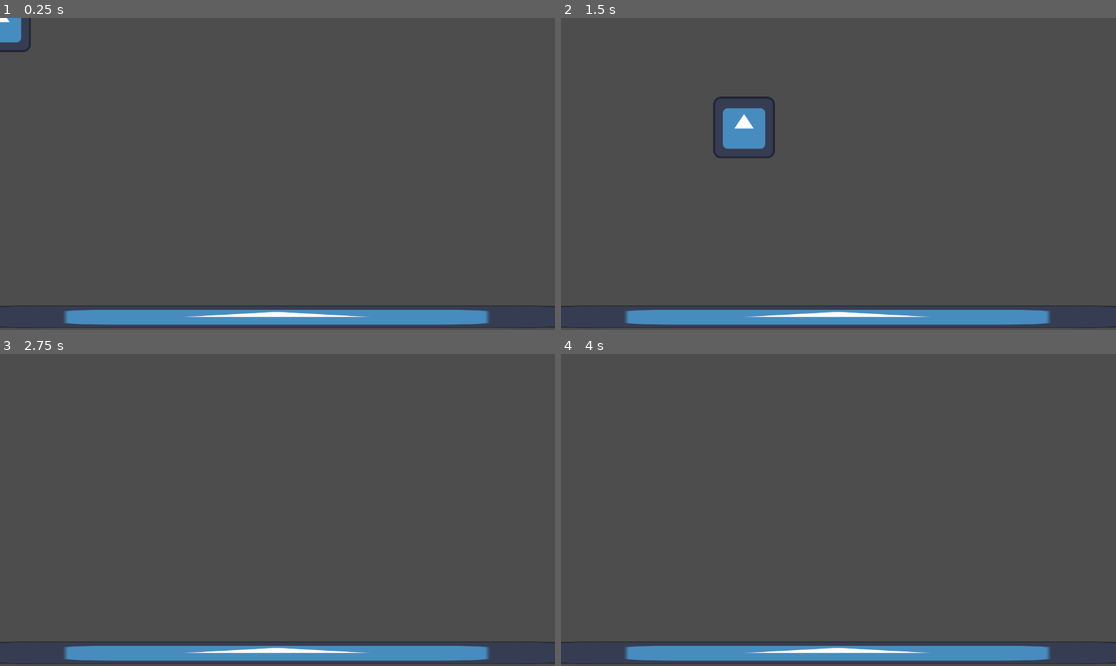
Above: before the commit, frames 1-4 (two rows, left to right).
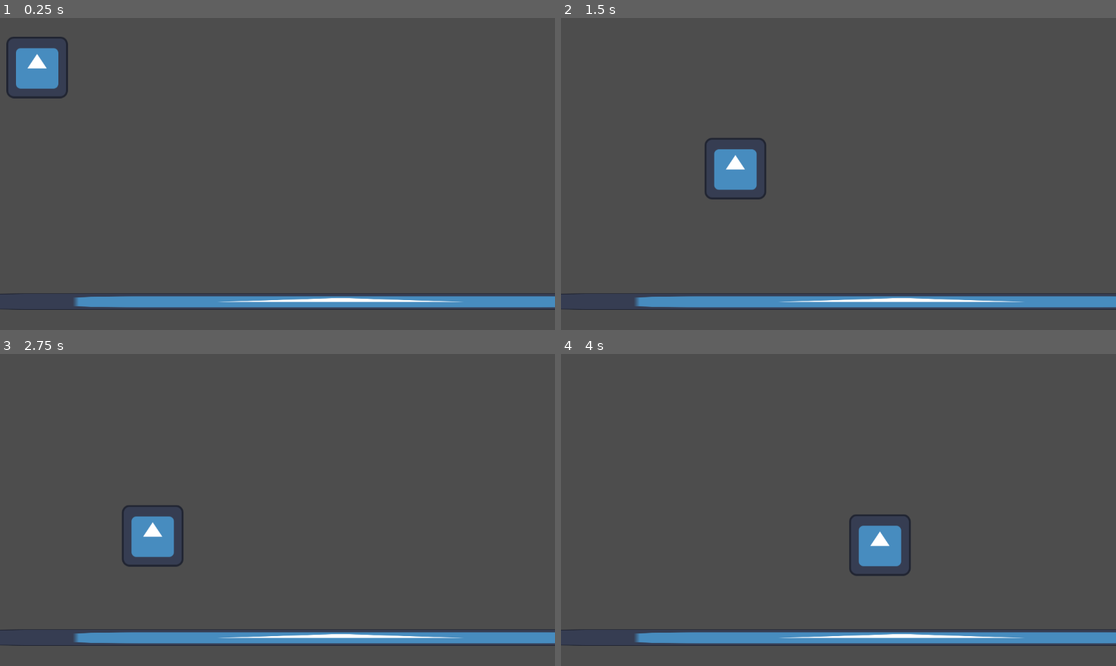
Above: after the commit, the same moments.

Repository: DangerousDaniel/Bubble-Drop-Godot-4
Game: Godot game, scene res://playground_kyle.tscn
Same seed, same stepped clock (60 frames per second), same inputs: the game is played once before the commit and once after it. The engine's default icon, where the game draws it, is replaced by a stand-in: a white triangle on a blue panel in a dark square.
Inputs:
- Up to frame 1 (0.25 s): no input
- Up to frame 2 (1.5 s): hold Up (ui_up) 0.53-1.28 s; hold Right (ui_right) from 0.53 s (still down); tap Up (ui_up) at 1.35 s
- Up to frame 3 (2.75 s): tap Up (ui_up) at 1.52, 1.82 s; release Right (ui_right) at 2.03 s; hold Left (ui_left) from 2.03 s (still down); hold Up (ui_up) from 2.03 s (still down)
- Up to frame 4 (4 s): release Left (ui_left) at 2.78 s; release Up (ui_up) at 2.78 s; hold Right (ui_right) from 2.78 s (still down); tap Up (ui_up) at 2.85, 3.02, 3.32 s; hold Up (ui_up) from 3.53 s (still down)

The runs differ from the first frame. In frame 1, 9.3% of the frame differs, in the area x 0-100%, y 0-100%; in frame 2, 10%, in the area x 0-100%, y 25-100%; in frame 3, 8.9%; in frame 4, 9.0%.

Commit message:
Refactored player controller

Diff:
--- a/bubble-drop-godot-4/Player.tscn
+++ b/bubble-drop-godot-4/Player.tscn
@@ -6,15 +6,16 @@
 [sub_resource type="RectangleShape2D" id="RectangleShape2D_ydef7"]
 size = Vector2(129, 128)
 
-[node name="Player" type="Node2D"]
+[node name="Player" type="Node2D" groups=["playground_kyle"]]
 
-[node name="CharacterBody2D" type="CharacterBody2D" parent="."]
+[node name="CharacterBody2D" type="CharacterBody2D" parent="." groups=["playground_kyle"]]
 script = ExtResource("1_lmnhc")
-gravity = 200
+gravity = 500
+jump_force = 360
 
-[node name="Sprite2D" type="Sprite2D" parent="CharacterBody2D"]
+[node name="Sprite2D" type="Sprite2D" parent="CharacterBody2D" groups=["playground_kyle"]]
 texture = ExtResource("2_a36ox")
 
-[node name="CollisionShape2D" type="CollisionShape2D" parent="CharacterBody2D"]
+[node name="CollisionShape2D" type="CollisionShape2D" parent="CharacterBody2D" groups=["playground_kyle"]]
 position = Vector2(-1.5, 0)
 shape = SubResource("RectangleShape2D_ydef7")
--- a/bubble-drop-godot-4/PlayerController.gd
+++ b/bubble-drop-godot-4/PlayerController.gd
@@ -1,27 +1,40 @@
 extends CharacterBody2D
 
-# Movement variables
-@export var speed = 400
-@export var jump_force = 800
-@export var gravity = 1000
+# public variables.
+@export_group("Movement Modifiers")
+@export var move_speed = 300
+@export var gravity = 350
+@export var jump_force = 300
 
-func get_input():
-	# Horizontal direction based on input.
-	var input_direction = 0
-	if Input.is_action_pressed("ui_left"):
-		input_direction -= 1
-	if Input.is_action_pressed("ui_right"):
-		input_direction += 1
-	# Move the character using input.
-	velocity.x = input_direction * speed
-
-	# If the player is grounded, they can jump.
-	if is_on_floor() and Input.is_action_pressed("ui_up"):
-		velocity.y = -jump_force
+var _isJumping = false
 
 func _physics_process(delta):
+	# Apply gravity if player is airborne
 	if not is_on_floor():
-		# Apply gravity if player is airborne.
+		velocity.x -= gravity * delta
 		velocity.y += gravity * delta
-	get_input()
+	else:
+		velocity.y = 0
+		velocity.x = 0
+		_isJumping = false
+
+	# Handle jump
+	if Input.is_action_just_pressed("ui_up") and !_isJumping:
+		Jump()
+
+	horizontal_movement()
+
+	# Apply physics
 	move_and_slide()
+
+func horizontal_movement():
+	var horizontal_input = Input.get_action_strength("ui_right") - Input.get_action_strength("ui_left")
+	velocity.x = horizontal_input * move_speed
+
+	# Flip sprite based on direction
+	if horizontal_input != 0:
+		$Sprite2D.flip_h = horizontal_input < 0
+
+func Jump():
+	velocity.y -= jump_force
+	_isJumping = true
--- a/bubble-drop-godot-4/playground_kyle.tscn
+++ b/bubble-drop-godot-4/playground_kyle.tscn
@@ -3,21 +3,22 @@
 [ext_resource type="PackedScene" uid="uid://biapstqd7xc8x" path="res://Player.tscn" id="1_uadcn"]
 [ext_resource type="Texture2D" uid="uid://cmld6ukpvs4du" path="res://icon.svg" id="2_meuoj"]
 
-[sub_resource type="RectangleShape2D" id="RectangleShape2D_82g01"]
-size = Vector2(114.849, 161.149)
+[sub_resource type="RectangleShape2D" id="RectangleShape2D_6x3vn"]
+size = Vector2(126.159, 105.412)
 
 [node name="Playground_Kyle" type="Node2D"]
 
+[node name="StaticBody2D" type="StaticBody2D" parent="."]
+
+[node name="Sprite2D" type="Sprite2D" parent="StaticBody2D"]
+position = Vector2(707, 589)
+scale = Vector2(12.4922, 0.265625)
+texture = ExtResource("2_meuoj")
+
+[node name="CollisionShape2D" type="CollisionShape2D" parent="StaticBody2D"]
+position = Vector2(717, 588)
+scale = Vector2(12.4922, 0.265625)
+shape = SubResource("RectangleShape2D_6x3vn")
+
 [node name="Player" parent="." instance=ExtResource("1_uadcn")]
-
-[node name="Area2D" type="Area2D" parent="."]
-position = Vector2(504, 646.5)
-scale = Vector2(9.96094, 0.367188)
-
-[node name="CollisionShape2D" type="CollisionShape2D" parent="Area2D"]
-position = Vector2(7.02744, -70.5743)
-scale = Vector2(1, 1)
-shape = SubResource("RectangleShape2D_82g01")
-
-[node name="Sprite2D" type="Sprite2D" parent="Area2D/CollisionShape2D"]
-texture = ExtResource("2_meuoj")
+position = Vector2(77, 86)
